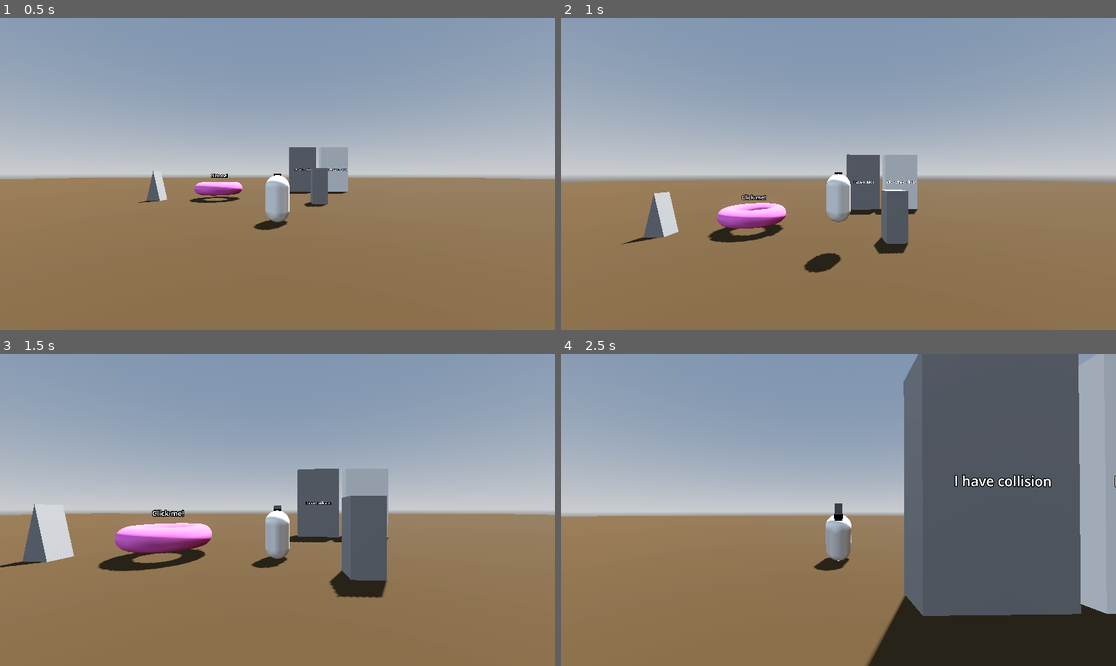
Above: before the commit, frames 1-4 (two rows, left to right).
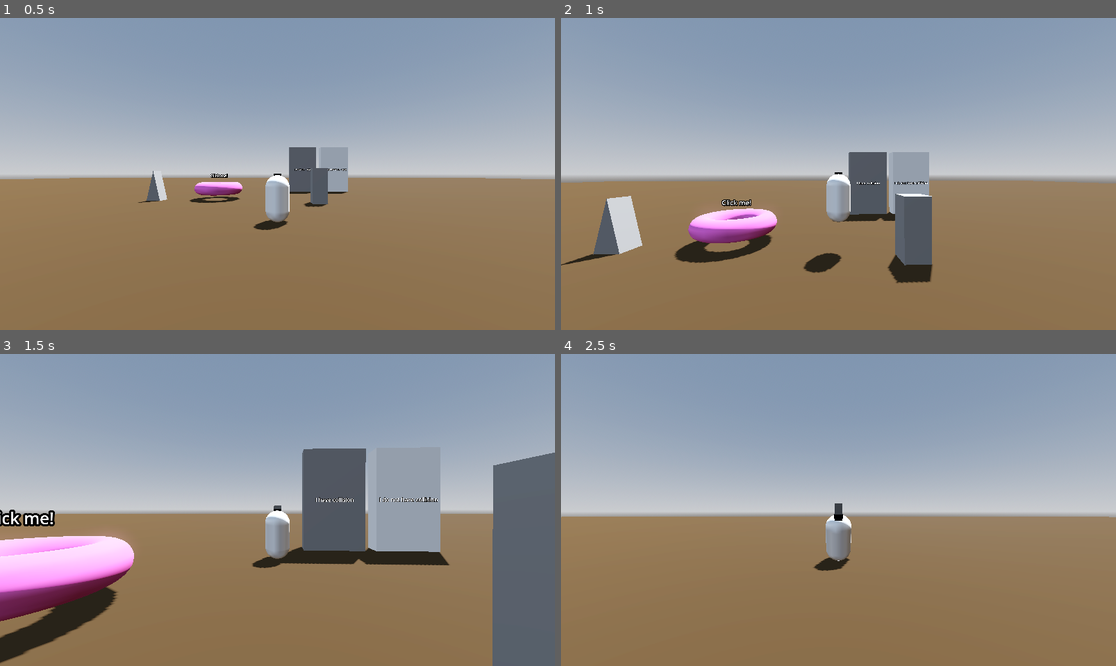
Above: after the commit, the same moments.

Repository: Gjosti/dev-sandbox
Game: Godot game, scene res://Levels/sandbox_level.tscn
The game is run twice, just before and just after one commit, with the same random seed, the same clock (stepped at 60 frames per second) and the same inputs.
Inputs (mouse positions are in pixels of both pictures, inside the frame that each line leads up to):
- Up to frame 1 (0.5 s): no input
- Up to frame 2 (1 s): tap Enter at 0.5 s; move the mouse to (866, 174) at 0.52 s; hold W (move_forward) from 0.53 s (still down); hold Shift (dash) from 0.53 s (still down); click (866, 174) at 0.67 s; tap Space (jump) at 0.77 s
- Up to frame 3 (1.5 s): keep holding W (move_forward); move the mouse to (249, 510) at 1.27 s; release Shift (dash) at 1.28 s; click (249, 510) at 1.35 s
- Up to frame 4 (2.5 s): keep holding W (move_forward); tap Space (jump) at 1.52 s; tap Shift (dash) at 1.55, 2.3 s; move the mouse to (849, 503) at 2.02 s; hold Ctrl (crouch) from 2.03 s (still down)

Frame 1 is identical in both runs. In frame 2, 7.4% of the frame differs, in the area x 0-67%, y 42-86%; in frame 3, 24%; in frame 4, 36%, in the area x 0-100%, y 0-100%.

Commit message:
Dash improved again. simpler

Diff:
--- a/Player/dash.gd
+++ b/Player/dash.gd
@@ -1,8 +1,8 @@
 extends Node3D
 
 @export var player: Player
-@export var dash_cooldown: float = 0.1
-@export var dash_duration: float = 0.2
+@export var dash_cooldown: float = 0.5
+@export var dash_duration: float = 0.3
 @export var dash_speed_modifier: float = 2.0
 @export var time_remaining: float = 0.0
 @onready var timer: Timer = $Timer
@@ -36,12 +36,5 @@
 			player.rig.travel("Dash")
 			timer.start(dash_cooldown)
 			time_remaining = dash_duration
-
-			# Apply dash
-			var initial_horizontal_speed = Vector2(player.velocity.x, player.velocity.z).length()
-			var dash_speed = max(player.speed, initial_horizontal_speed) * dash_speed_modifier
-			dash_velocity = direction * dash_speed
-			player.velocity.x += dash_velocity.x
-			player.velocity.z += dash_velocity.z
 		else:
 			print("Not Dashable")
--- a/Player/player.gd
+++ b/Player/player.gd
@@ -60,7 +60,10 @@
 
 # Gravity
 func apply_gravity(delta: float) -> void:
-	velocity.y += get_player_gravity() * delta
+	if rig.is_dashing():
+		velocity.y = 0
+	else:
+		velocity.y += get_player_gravity() * delta
 
 func get_player_gravity() -> float:
 	return jump.get_gravity(velocity.y)
--- a/Player/rig.tscn
+++ b/Player/rig.tscn
@@ -386,6 +386,9 @@
 
 [sub_resource type="AnimationNodeStateMachineTransition" id="AnimationNodeStateMachineTransition_icx30"]
 
+[sub_resource type="AnimationNodeStateMachineTransition" id="AnimationNodeStateMachineTransition_sy1xi"]
+xfade_time = 0.1
+
 [sub_resource type="AnimationNodeStateMachine" id="AnimationNodeStateMachine_ydo8n"]
 states/Attack/node = SubResource("AnimationNodeAnimation_wer68")
 states/Attack/position = Vector2(482, 197)
@@ -395,8 +398,8 @@
 states/Jump/position = Vector2(611, 8)
 states/MoveSpace/node = SubResource("AnimationNodeBlendSpace1D_32kt2")
 states/MoveSpace/position = Vector2(482, 100)
-transitions = ["Start", "MoveSpace", SubResource("AnimationN …(471 unchanged characters)… mationNodeStateMachineTransition_icx30")]
-graph_offset = Vector2(10, -27)
+transitions = ["Start", "MoveSpace", SubResource("AnimationN …(471 unchanged characters)… mationNodeStateMachineTransition_icx30"), "Dash", "Jump", SubResource("AnimationNodeStateMachineTransition_sy1xi")]
+graph_offset = Vector2(-60, -121)
 
 [node name="Rig" type="Node3D"]
 script = ExtResource("1_wer68")
Not shown: 1 places in Player/rig.tscn that only renumber resources
